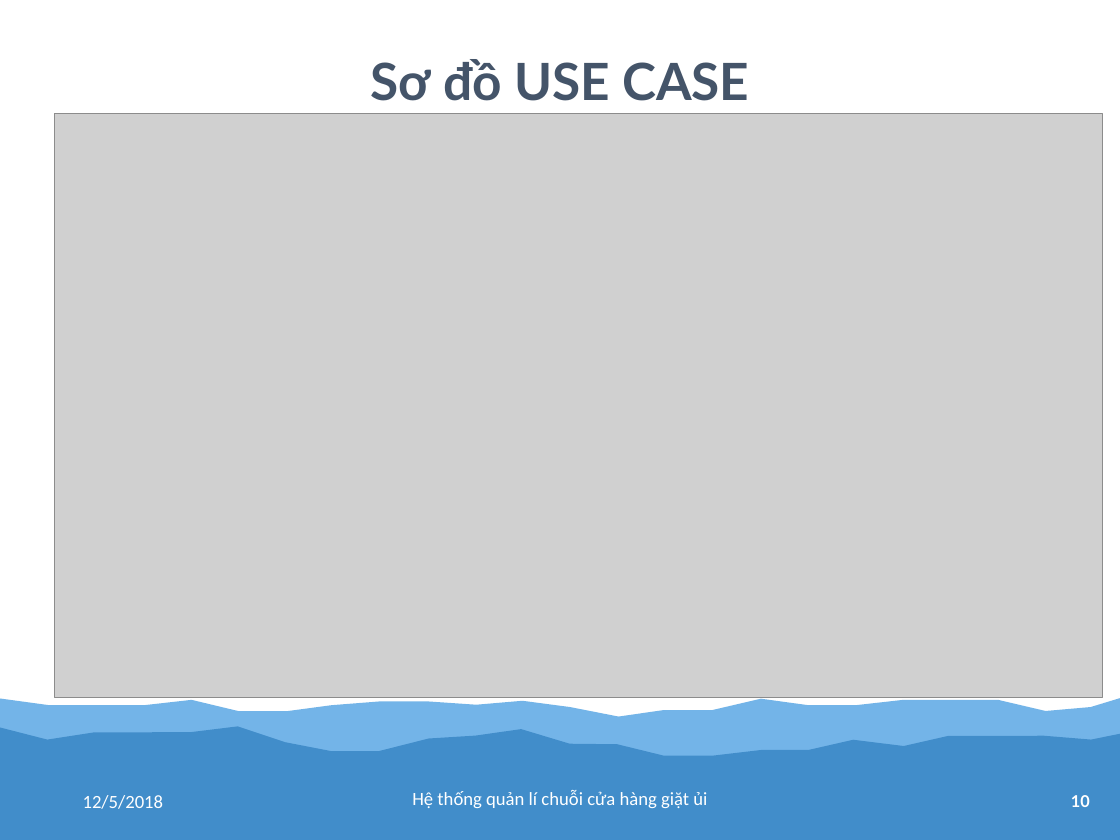
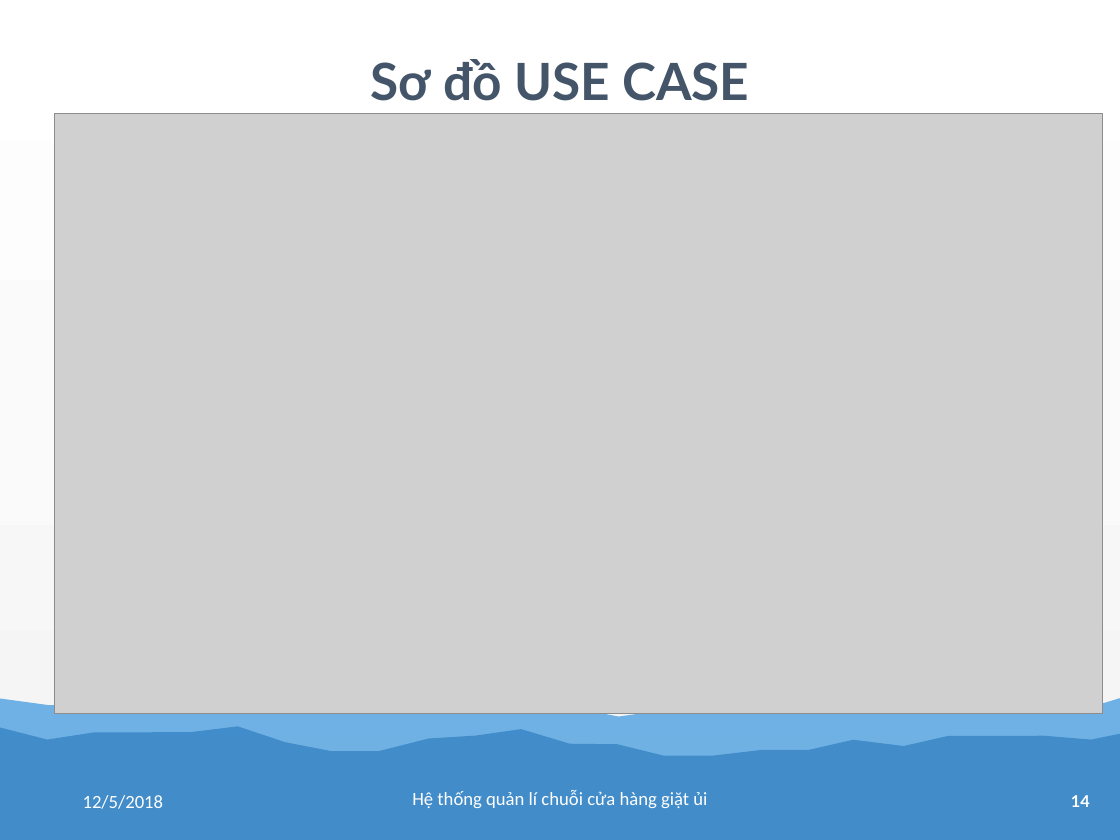
Before and after one commit to tranhoanghuan/Lu-n-v-n, a slide deck: slide 14 of baoCao/bao_cao.pptx (slide 10 before the commit). Drawn at 1120x840 pixels with LibreOffice and Linux fonts; fonts in the diff are those of the drawing; grey boxes stand for pictures. Boxes give left, top, right and bottom in pixels: in the first picture for what was removed or moved away, otherwise in the second. Text is boxed around its words. In the diff, an @@ line names an element or a change of style, - is before the commit and + after.

```diff
--- a/baoCao/bao_cao.pptx
+++ b/baoCao/bao_cao.pptx
@@ background #FFFFFF to gradient #FFFFFF to #FBFBFB to #F2F2F2 @@
@@ picture: place and size @@
-picture at [54, 114, 1102, 697]
+picture at [54, 114, 1102, 713]
@@ page number at [1071, 795, 1090, 807]: text changed @@
-10
+14
```
Also in this commit, not shown: 15 other slides changed, 6 slides added.
